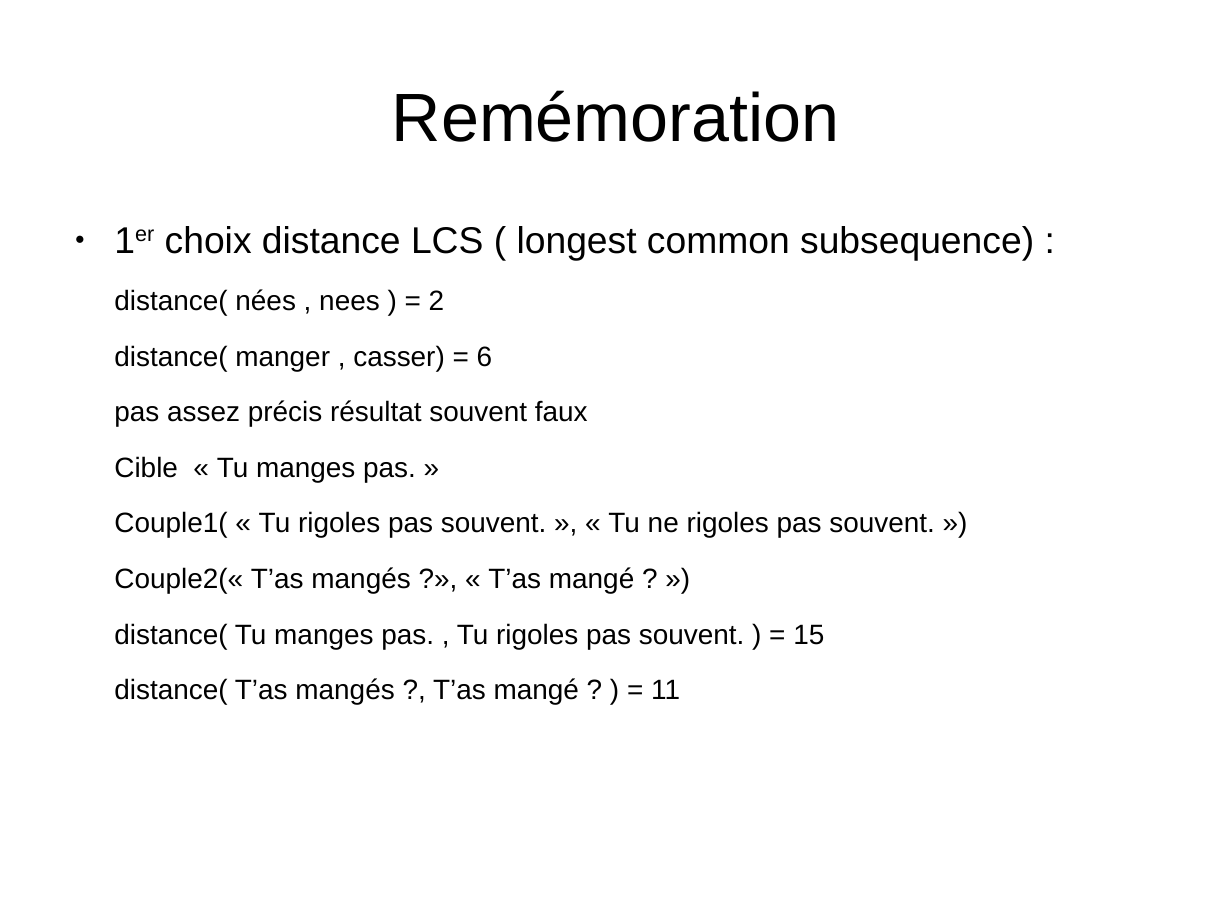
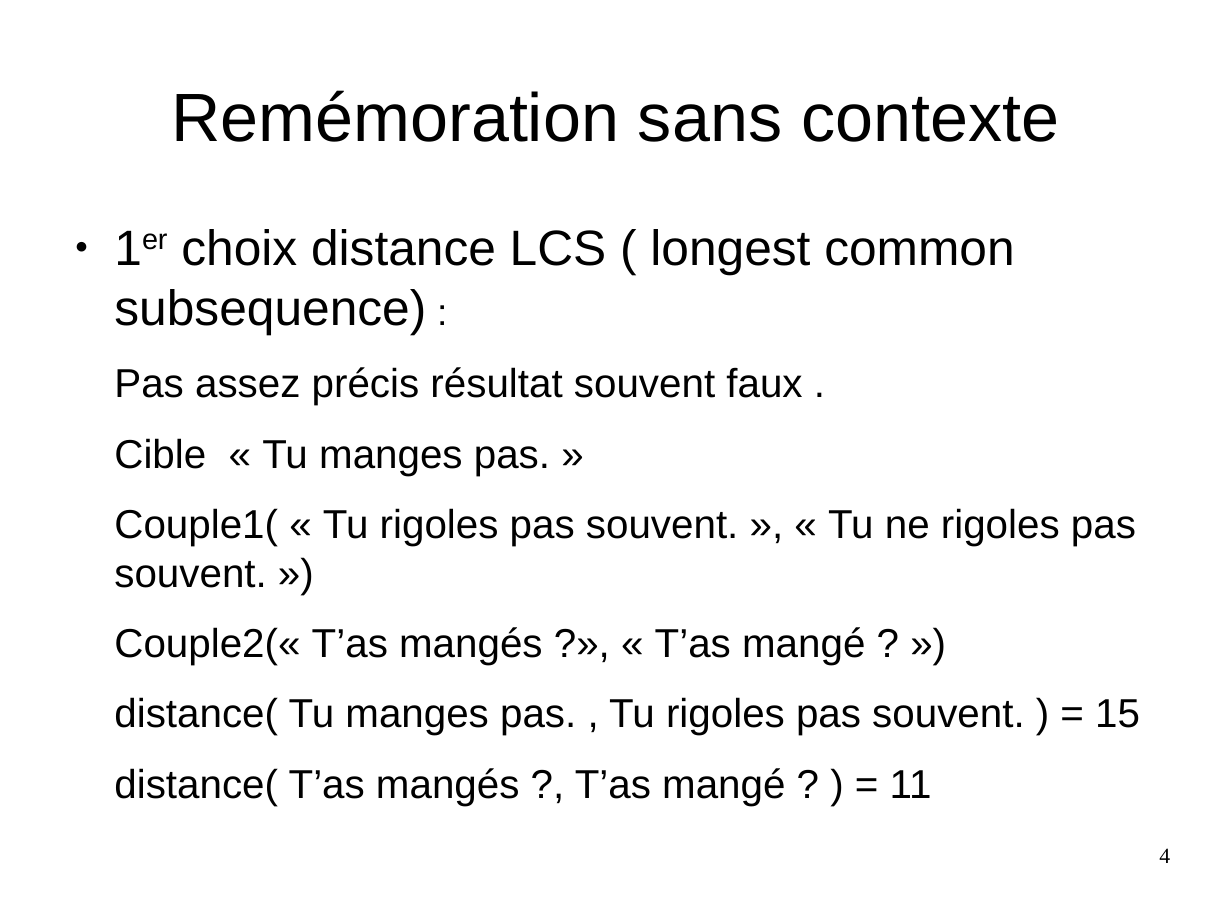
Before and after one commit to Sle3pingForest/StageL3, a slide deck: slide 4 of RapportAndre/pres.odp (slide 3 before the commit). Drawn at 1232x924 pixels with LibreOffice and Linux fonts; fonts in the diff are those of the drawing. Boxes give left, top, right and bottom in pixels: in the first picture for what was removed or moved away, otherwise in the second. Text is boxed around its words. In the diff, an @@ line names an element or a change of style, - is before the commit and + after.

```diff
--- a/RapportAndre/pres.odp
+++ b/RapportAndre/pres.odp
@@ title at box(171, 90, 1059, 142): text changed @@
-Remémoration
+Remémoration sans contexte
@@ text at box(114, 229, 1140, 806): size 24 to 32 pt in "1er choix distance LCS ( longest common ..."; size 18 to 26 pt in "Cible « Tu manges pas. »", "Couple1( « Tu rigoles pas souvent. », ...", "Couple2(« T’as mangés ?», « T’as mangé ...", "distance( Tu manges pas. , Tu rigoles ..." and 1 more places @@
@@ text at box(114, 367, 802, 405): text changed; size 18 to 26 pt @@
-distance( nées , nees ) = 2
-distance( manger , casser) = 6
-pas assez précis résultat souvent faux
+Pas assez précis résultat souvent faux .
@@ page number added at box(1159, 848, 1170, 863), 14 pt, text #000000 @@
+4
```
Also in this commit, not shown: 4 other slides changed, 5 slides added, 1 other file.
